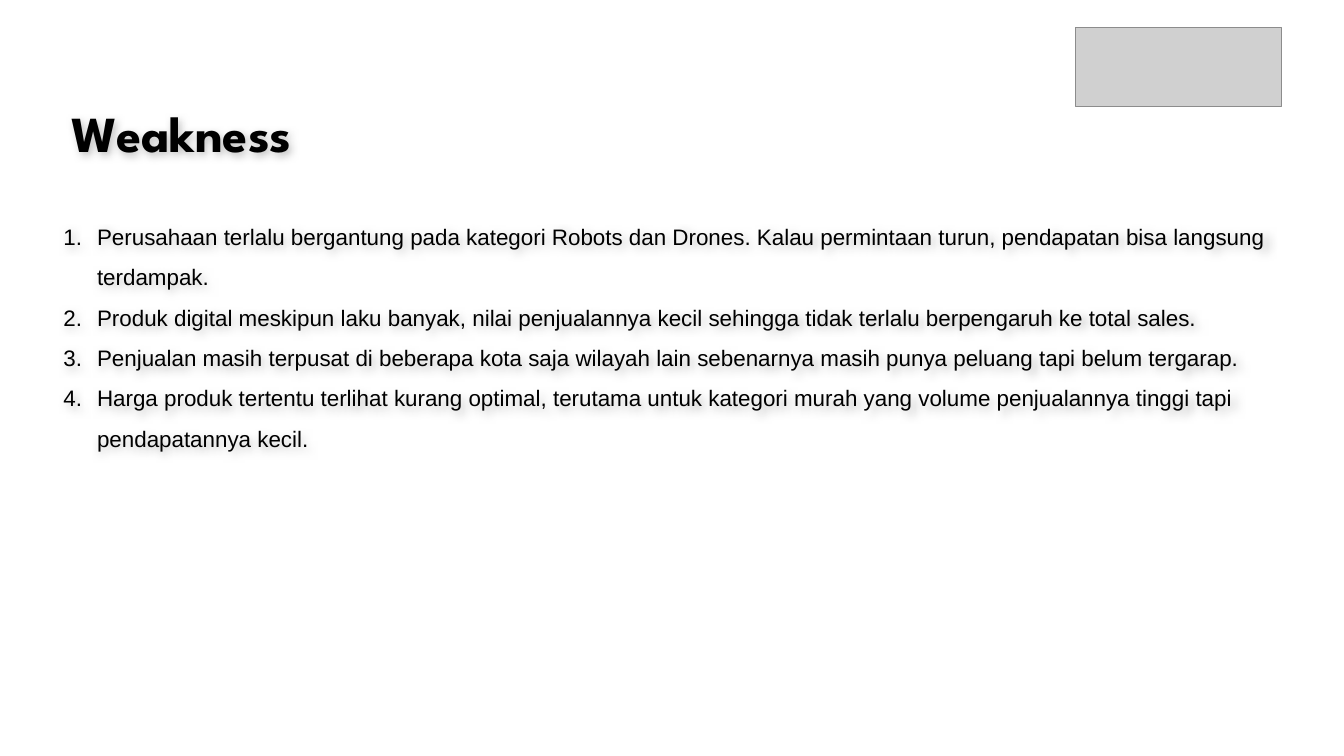
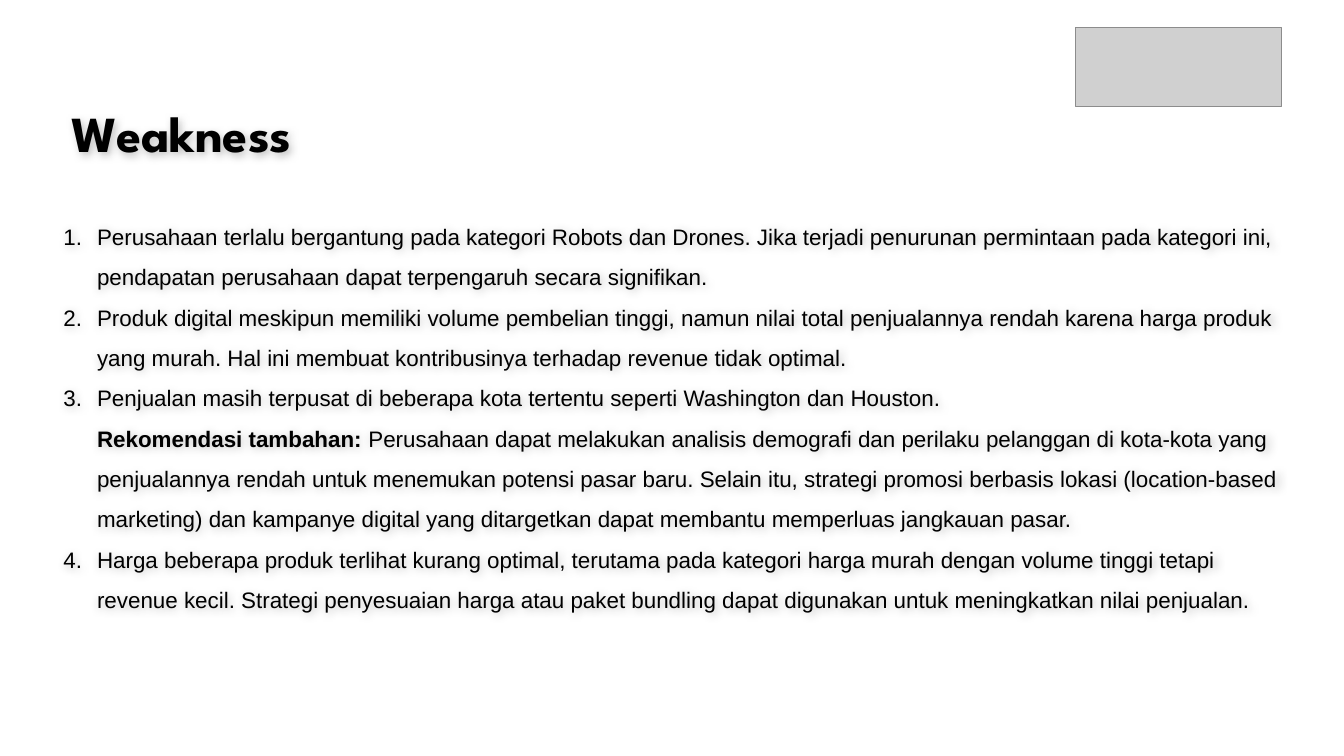
Before and after one commit to DisyaAriza/Project-Based-Internship-Bank-Muamalat, a slide deck: slide 12 of FinalTask_BankMuamalat_BI Analyst_Disya Nurul Ariza.pptx. Drawn at 1344x756 pixels with LibreOffice and Linux fonts; fonts in the diff are those of the drawing; grey boxes stand for pictures; background and template pictures are left out. Boxes give left, top, right and bottom in pixels: in the first picture for what was removed or moved away, otherwise in the second. Text is boxed around its words. In the diff, an @@ line names an element or a change of style, - is before the commit and + after.

```diff
--- a/FinalTask_BankMuamalat_BI Analyst_Disya Nurul Ariza.pptx
+++ b/FinalTask_BankMuamalat_BI Analyst_Disya Nurul Ariza.pptx
@@ text at <box>97,228,1276,613</box>: text changed @@
-1. Perusahaan terlalu bergantung pada kategori Robots dan Drones. Kalau permintaan turun, pendapatan bisa langsung terdampak.
-2. Produk digital meskipun laku banyak, nilai penjualannya kecil sehingga tidak terlalu berpengaruh ke total sales.
-3. Penjualan masih terpusat di beberapa kota saja wilayah lain sebenarnya masih punya peluang tapi belum tergarap.
-4. Harga produk tertentu terlihat kurang optimal, terutama untuk kategori murah yang volume penjualannya tinggi tapi pendapatannya kecil.
+1. Perusahaan terlalu bergantung pada kategori Robots dan Drones. Jika terjadi penurunan permintaan pada kategori ini, pendapatan perusahaan dapat terpengaruh secara signifikan.
+2. Produk digital meskipun memiliki volume pembelian tinggi, namun nilai total penjualannya rendah karena harga produk yang murah. Hal ini membuat kontribusinya terhadap revenue tidak optimal.
+3. Penjualan masih terpusat di beberapa kota tertentu seperti Washington dan Houston.
+   Rekomendasi tambahan: Perusahaan dapat melakukan analisis demografi dan perilaku pelanggan di kota-kota yang penjualannya rendah untuk menemukan potensi pasar baru. Selain itu, strategi promosi berbasis lokasi (location-based marketing) dan kampanye digital yang ditargetkan dapat membantu memperluas jangkauan pasar.
+4. Harga beberapa produk terlihat kurang optimal, terutama pada kategori harga murah dengan volume tinggi tetapi revenue kecil. Strategi penyesuaian harga atau paket bundling dapat digunakan untuk meningkatkan nilai penjualan.
```
Also in this commit, not shown: 1 other slide changed, 1 other file.
